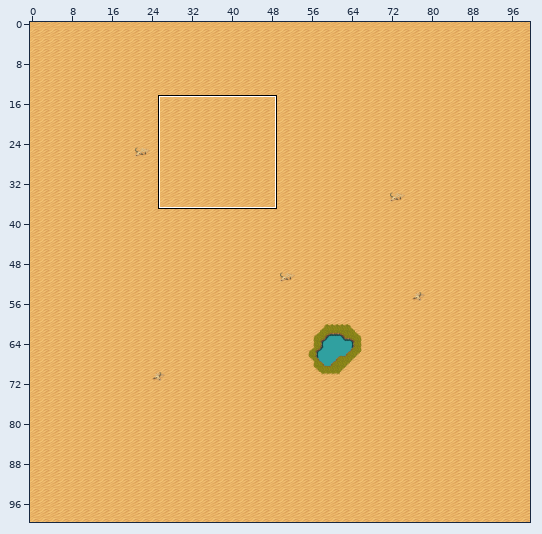
Two versions of a level (Tiled map (JSON), assets/maps/Desert.json). The picture above shows the old version from afar; the outline marks the close-up.
Close-up. Old version:
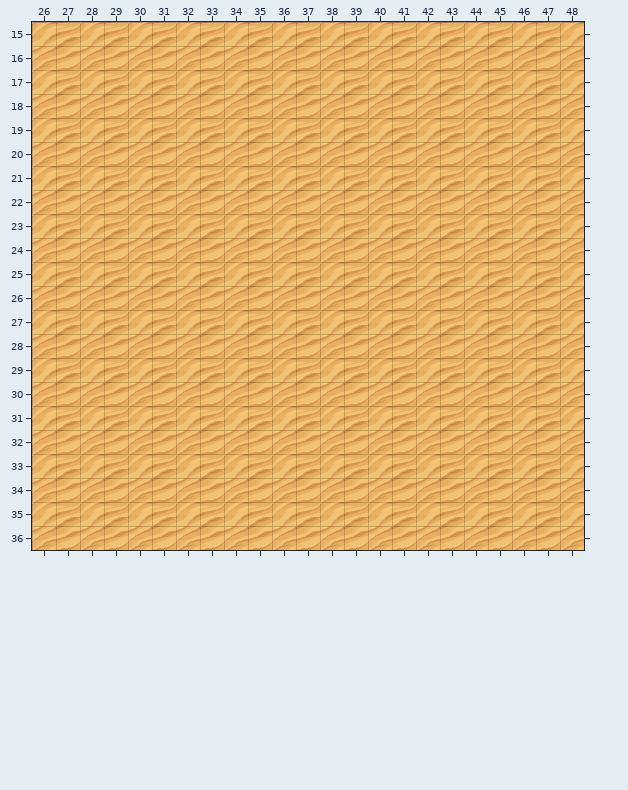
Cells are 24x24 px. Shown: x 26..48, y 15..36. The commit also changed other parts of the map, which this record leaves out.
After:
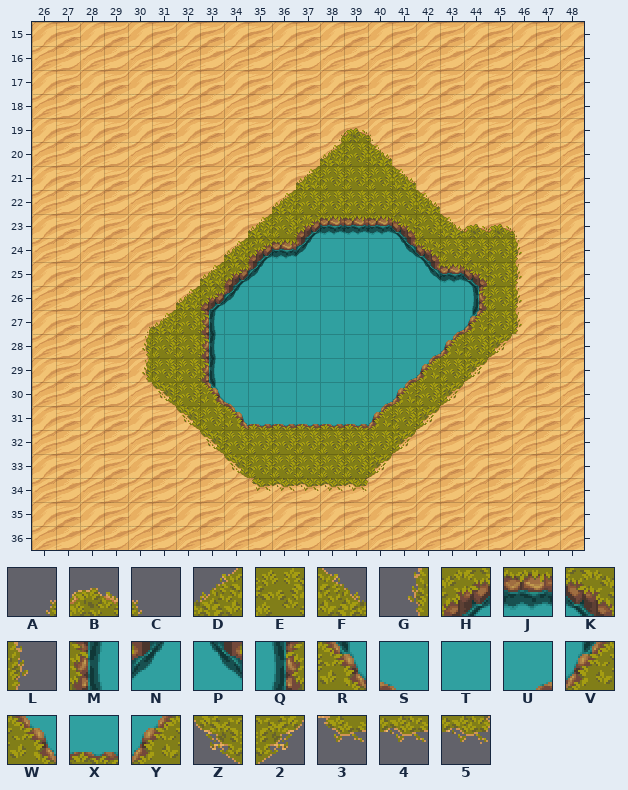
Key: from "Desert Tileset": A 353, B 354, C 355, D 369, E 370, F 371, G 384, H 385, J 386, K 387, L 388, M 400, N 401, P 403, Q 404, R 416, S 417, T 418, U 419, V 420, W 433, X 434, Y 435, Z 449, 2 451, 3 466, 4 467, 5 468.
_ is an empty cell, . an unchanged one.
Change:
--- layer "Collision"
@@ x 30..46 @@
-19 ........___......
-20 ........___......
-21 ......._____.....
-22 ......_______....
-23 .....____________
-24 ...._____________
-25 ...______________
-26 .._______________
-27 _________________
-28 ________________.
-29 _______________..
-30 ._____________...
-31 ..___________....
-32 ..._________.....
-33 ...._______......
-34 ....._____.......
+19 ........ABC......
+20 ........DEF......
+21 .......DEEEF.....
+22 ......DEEEEEF....
+23 .....DEHJJJKEFBBC
+24 ....DHJNTTTPKEEEL
+25 ...DHNTTTTTTPJKEL
+26 ..DHNTTTTTTTTTQEL
+27 ADEMTTTTTTTTTUVEL
+28 GEEMTTTTTTTTUYE2.
+29 GEEMTTTTTTTUYE2..
+30 .ZERSTTTTTUYE2...
+31 ..ZEWXXXXXYE2....
+32 ...ZEEEEEEE2.....
+33 ....ZEEEEE2......
+34 .....34445.......
Boxes around the changes in both close-ups, in picture pixels (x1, y1, x2, y2):
added: (142, 128, 522, 492)
